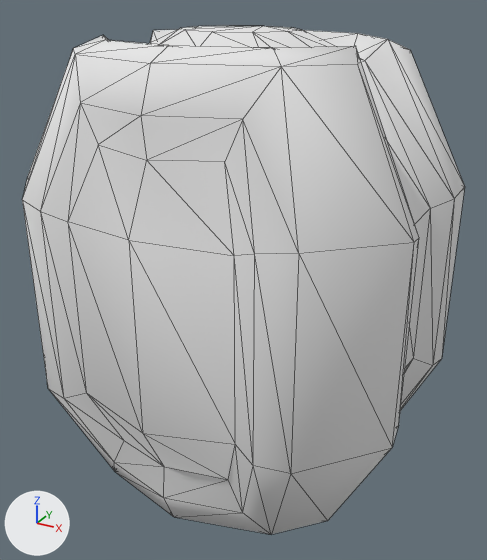
An edit to the OBJ model target/default/models/powerups/adren/tris.obj, drawn before and after from the same camera.
The view is the same before and after, from a 50 mm camera at (24.2, -43.6, 21.0) aimed at (0.4, -0.2, -0.7). The lights are fixed; the arrows at lower left show +X, +Y and +Z. Mesh edges are drawn as thin lines. Where no turn or scale is listed for an object, it has been applied to the vertices.

Objects in the first picture: 'tris'.
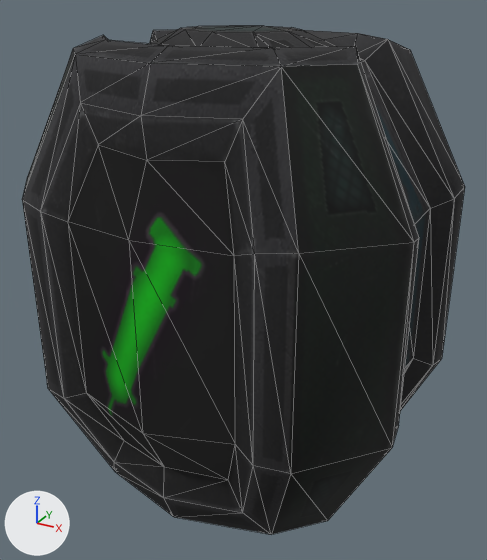
Changed parts and their boxes [x1, y1, x2, y2] in the pictures (487 x 560 px):
'tris', surface changed (grey to black): [22, 26, 465, 534] in both

The edits, one by one:
Picture 'skin.tga' (img_skin_tga) is new.
In material 'skin' (mat_skin), base_color is no longer (0.8, 0.8, 0.8), white #e7e7e7.
In material 'skin' (mat_skin), texture is now set to img_skin_tga.
